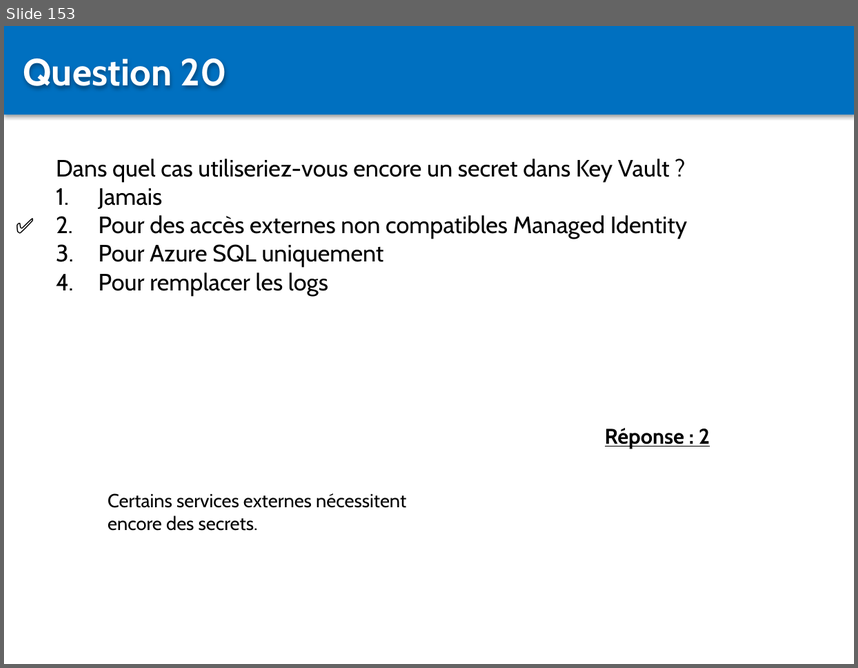
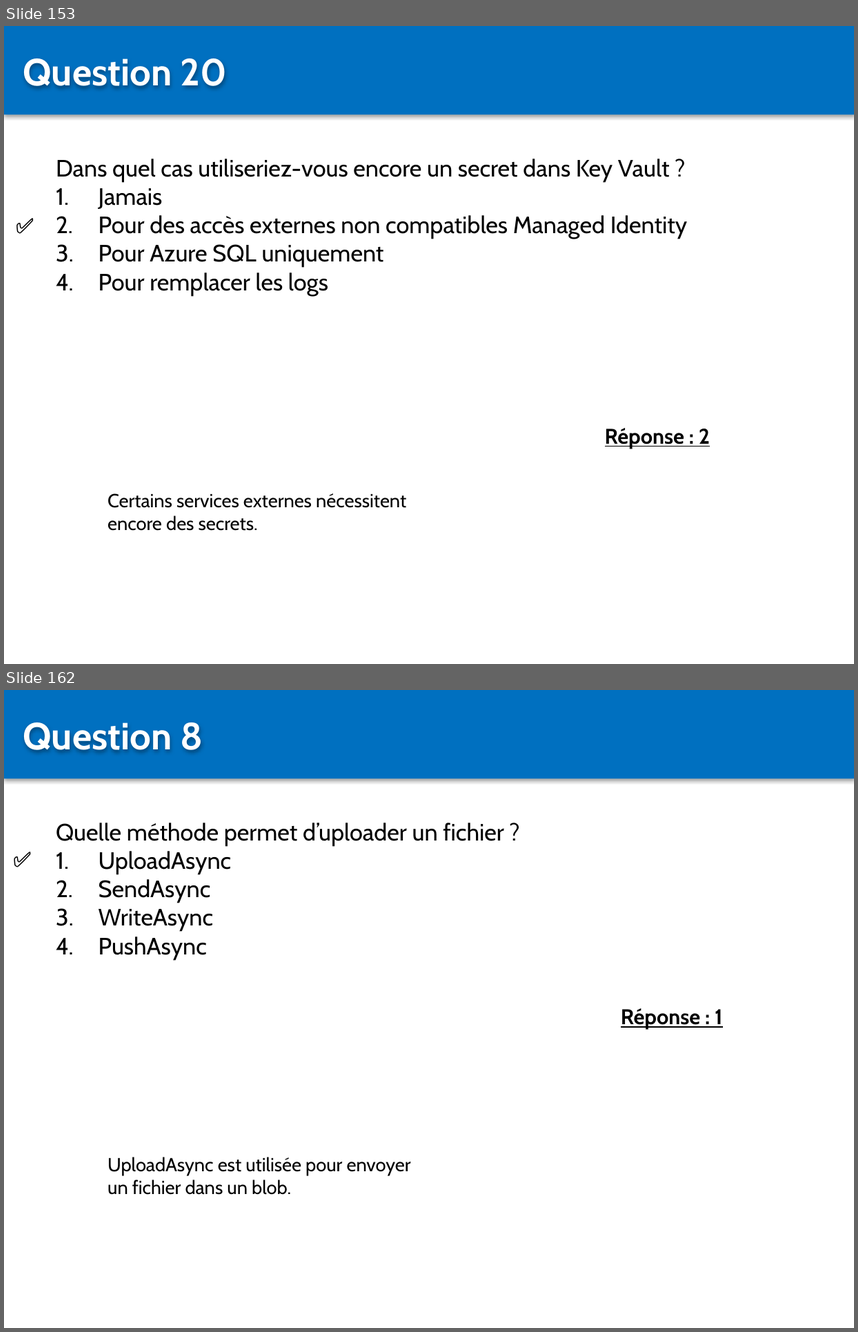
Before and after one commit to Sybaris-Classroom/az-204, a slide deck: Quiz/Quiz.pptx. Shown one above the other, each under a label of ours: slide 153 before the commit, slides 153 and 162 after it; the slides between them are not shown. The pictures are 858x668 and 858x1332 pixels, drawn with LibreOffice and Linux fonts; fonts in the diff are those of the drawing. Boxes give left, top, right and bottom in pixels: in the first picture for what was removed or moved away, otherwise in the second. Text is boxed around its words. In the diff, an @@ line names an element or a change of style, - is before the commit and + after.

```diff
--- a/Quiz/Quiz.pptx
+++ b/Quiz/Quiz.pptx
@@ slide 162 added at [4, 690, 854, 1328], background #FFFFFF @@
@@ rectangle added at [4, 690, 854, 778], fill #0070C0 @@
@@ text added at [23, 722, 203, 752], 32 pt, text #FFFFFF, bold @@
+Question 8
@@ text added at [56, 822, 504, 960], 20 pt, text #000000 @@
+Quelle méthode permet d’uploader un fichier ?
+1. UploadAsync
+2. SendAsync
+3. WriteAsync
+4. PushAsync
@@ text added at [5, 841, 56, 876], 18 pt, text #000000, bold @@
+✅
@@ text added at [621, 1008, 722, 1029], 18 pt, text #000000, bold, underline @@
+Réponse : 1
@@ text added at [107, 1156, 411, 1194], 16 pt, text #000000 @@
+UploadAsync est utilisée pour envoyer un fichier dans un blob.
```
Also in this commit, not shown: 22 other slides added, 8 other files.
